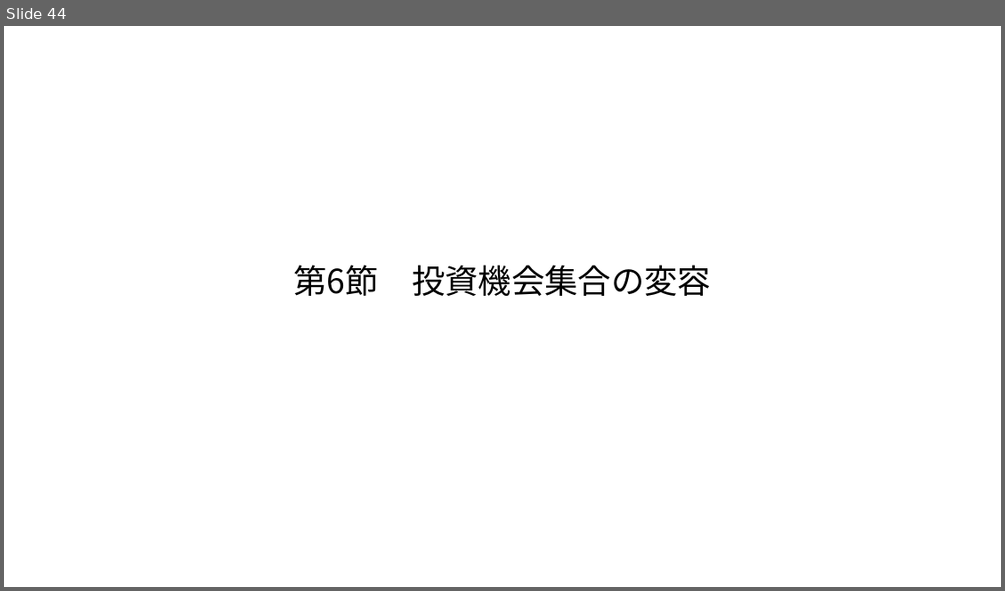
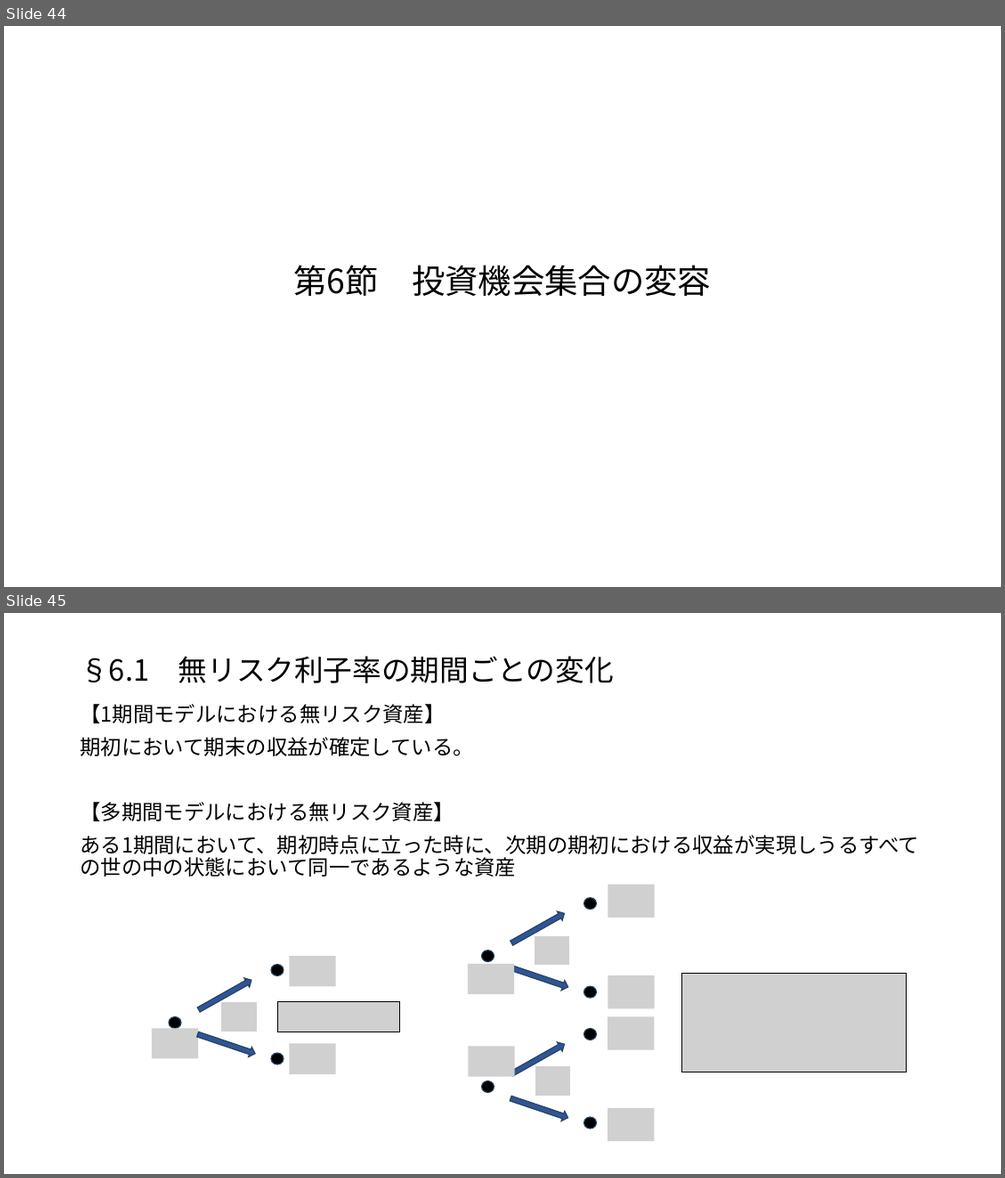
Before and after one commit to macha1811/Long-term-Investment-Theory-and-Practice, a slide deck: 第2章.pptx. Shown one above the other, each under a label of ours: slide 44 before the commit, slides 44 and 45 after it. The pictures are 1005x591 and 1005x1178 pixels, drawn with LibreOffice and Linux fonts; fonts in the diff are those of the drawing; grey boxes stand for pictures. Boxes give left, top, right and bottom in pixels: in the first picture for what was removed or moved away, otherwise in the second. Text is boxed around its words. In the diff, an @@ line names an element or a change of style, - is before the commit and + after.

```diff
--- a/第2章.pptx
+++ b/第2章.pptx
@@ slide 45 added at <box>4,613,1001,1174</box>, background #FFFFFF @@
@@ title added at <box>80,656,614,683</box>, 28 pt, text #000000 @@
+§6.1 無リスク利子率の期間ごとの変化
@@ text added at <box>80,704,919,876</box>, 20 pt, text #000000 @@
+【1期間モデルにおける無リスク資産】
+期初において期末の収益が確定している。
+【多期間モデルにおける無リスク資産】
+ある1期間において、期初時点に立った時に、次期の期初における収益が実現しうるすべての世の中の状態において同一であるような資産
@@ ellipse added at <box>584,898,597,909</box>, fill #000000, outline #28445D 1 pt @@
@@ picture added at <box>608,884,655,917</box> @@
@@ right arrow added at <box>510,908,567,948</box>, fill #2F5597, outline #28445D 1 pt @@
@@ picture added at <box>289,957,335,987</box> @@
@@ ellipse added at <box>482,950,494,962</box>, fill #000000, outline #28445D 1 pt @@
@@ picture added at <box>535,936,570,965</box> @@
@@ right arrow added at <box>196,976,254,1014</box>, fill #2F5597, outline #28445D 1 pt @@
@@ ellipse added at <box>271,965,283,976</box>, fill #000000, outline #28445D 1 pt @@
@@ picture added at <box>468,964,514,995</box> @@
@@ right arrow added at <box>510,963,570,992</box>, fill #2F5597, outline #28445D 1 pt @@
@@ ellipse added at <box>584,986,597,997</box>, fill #000000, outline #28445D 1 pt @@
@@ picture added at <box>608,976,655,1008</box> @@
@@ picture added at <box>682,973,906,1071</box> @@
@@ picture added at <box>222,1002,257,1031</box> @@
@@ picture added at <box>278,1002,400,1032</box> @@
@@ picture added at <box>152,1028,198,1058</box> @@
@@ ellipse added at <box>169,1017,181,1028</box>, fill #000000, outline #28445D 1 pt @@
@@ right arrow added at <box>196,1030,257,1058</box>, fill #2F5597, outline #28445D 1 pt @@
@@ right arrow added at <box>510,1039,567,1078</box>, fill #2F5597, outline #28445D 1 pt @@
@@ ellipse added at <box>584,1028,597,1039</box>, fill #000000, outline #28445D 1 pt @@
@@ picture added at <box>607,1017,654,1050</box> @@
@@ ellipse added at <box>271,1053,283,1064</box>, fill #000000, outline #28445D 1 pt @@
@@ picture added at <box>289,1044,335,1074</box> @@
@@ picture added at <box>469,1046,515,1077</box> @@
@@ picture added at <box>535,1066,570,1095</box> @@
@@ ellipse added at <box>482,1081,494,1093</box>, fill #000000, outline #28445D 1 pt @@
@@ right arrow added at <box>510,1094,570,1123</box>, fill #2F5597, outline #28445D 1 pt @@
@@ ellipse added at <box>584,1117,597,1128</box>, fill #000000, outline #28445D 1 pt @@
@@ picture added at <box>607,1108,654,1141</box> @@
```
Also in this commit, not shown: 1 slide changed, 2 other slides added.
